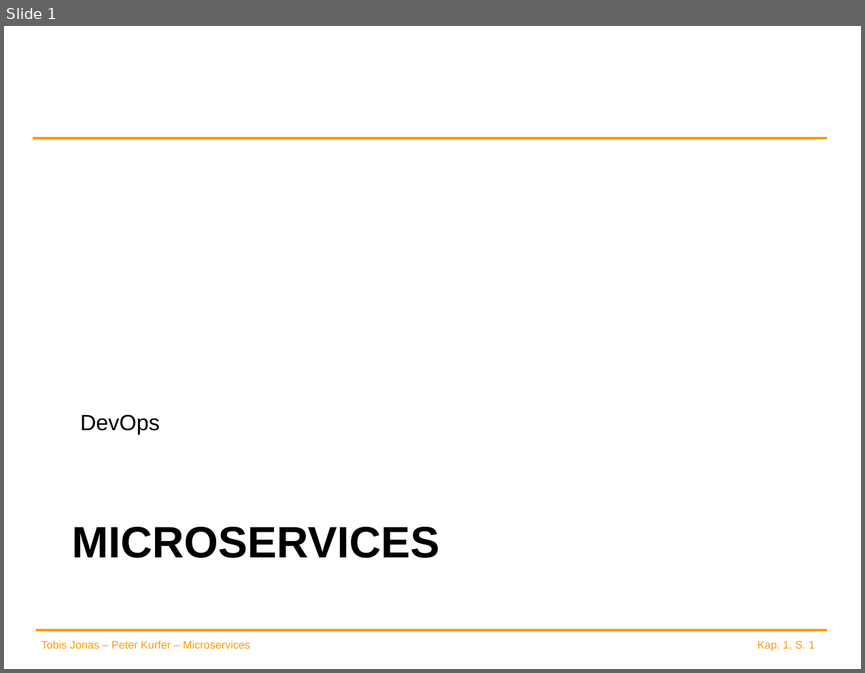
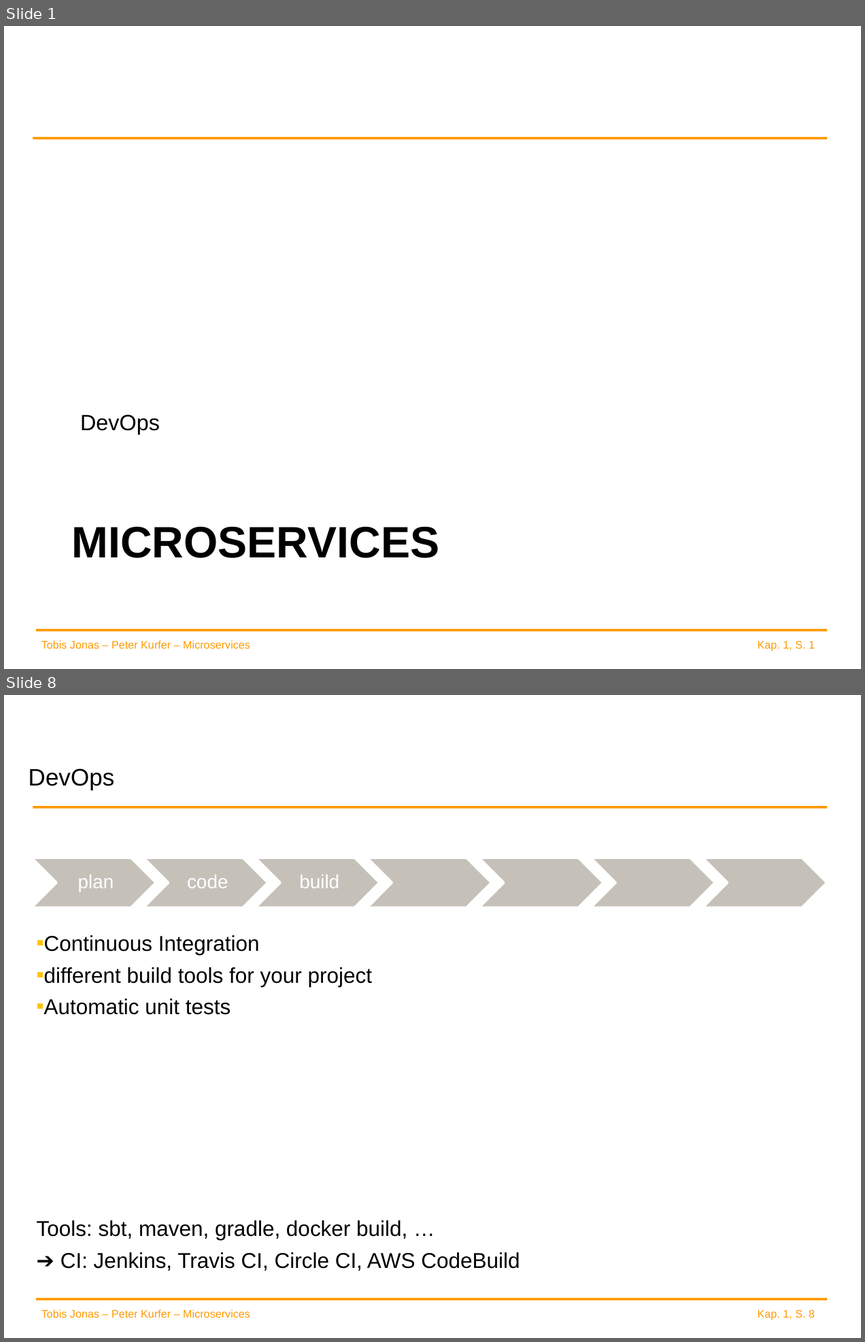
Before and after one commit to spoeck/Lectures, a slide deck: 03-DevOps/DevOps.pptx. Shown one above the other, each under a label of ours: slide 1 before the commit, slides 1 and 8 after it; the slides between them are not shown. The pictures are 865x673 and 865x1342 pixels, drawn with LibreOffice and Linux fonts; fonts in the diff are those of the drawing; background and template pictures are left out. Boxes give left, top, right and bottom in pixels: in the first picture for what was removed or moved away, otherwise in the second. Text is boxed around its words. In the diff, an @@ line names an element or a change of style, - is before the commit and + after.

```diff
--- a/03-DevOps/DevOps.pptx
+++ b/03-DevOps/DevOps.pptx
@@ slide 8 added at box(4, 695, 861, 1338), background #FFFFFF; not listed: 4 template elements that a slide beside it also shows @@
@@ title added at box(28, 768, 115, 790), 20 pt, text #000000 @@
+DevOps
@@ group added at box(31, 858, 827, 907): 7 chevrons, 3 texts @@
+plan
+code
+build
@@ text added at box(37, 935, 519, 1270), 18 pt, text #000000 @@
+▪ Continuous Integration
+▪ different build tools for your project
+▪ Automatic unit tests
+Tools: sbt, maven, gradle, docker build, …
+➔ CI: Jenkins, Travis CI, Circle CI, AWS CodeBuild
```
Also in this commit, not shown: 1 slide changed, 11 other slides added.
